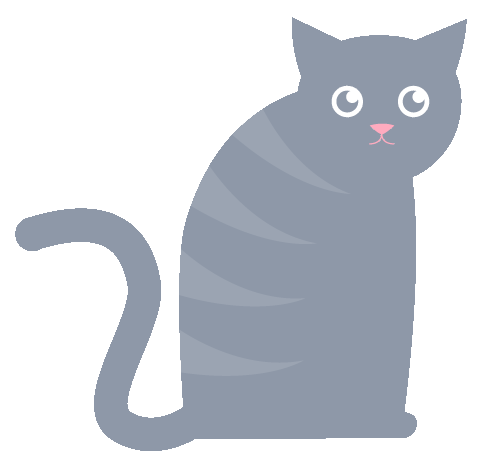
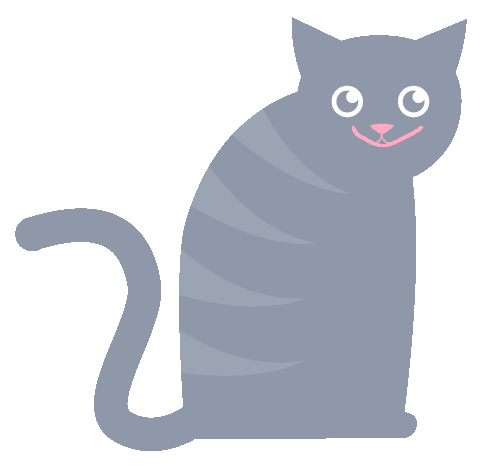
Layers edited between the first and the second w=480, h=470 image:
painted on "free-cat-vector.png" over <box>352,126,423,147</box>
